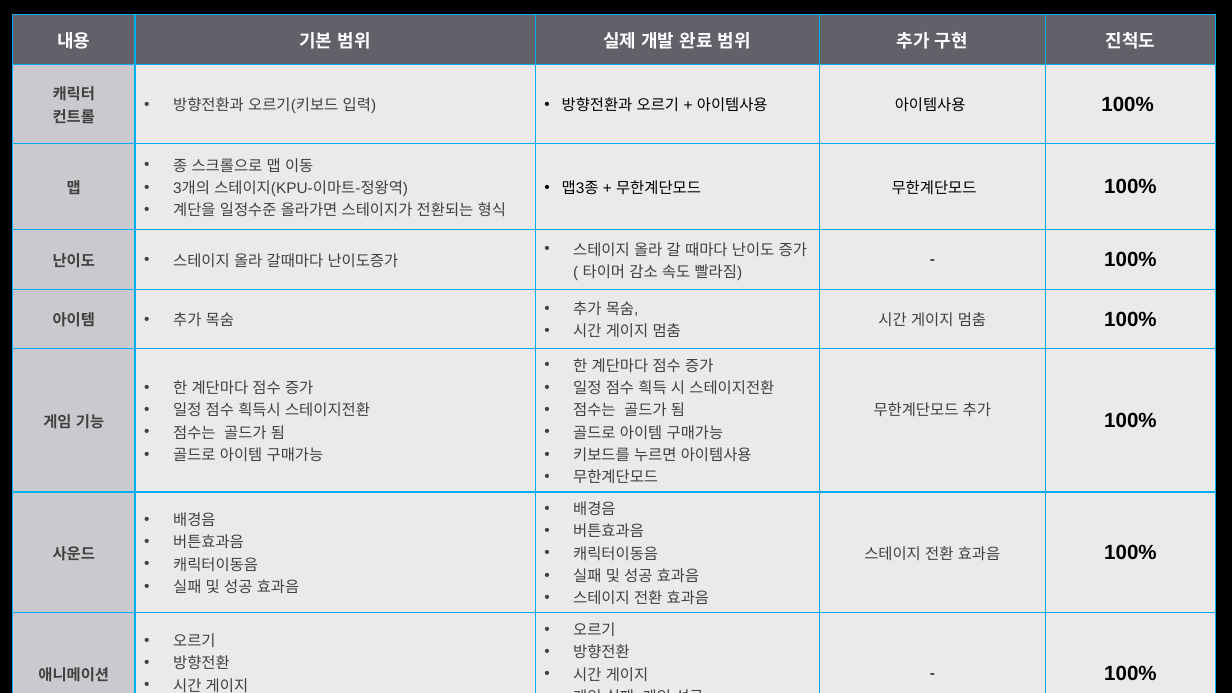
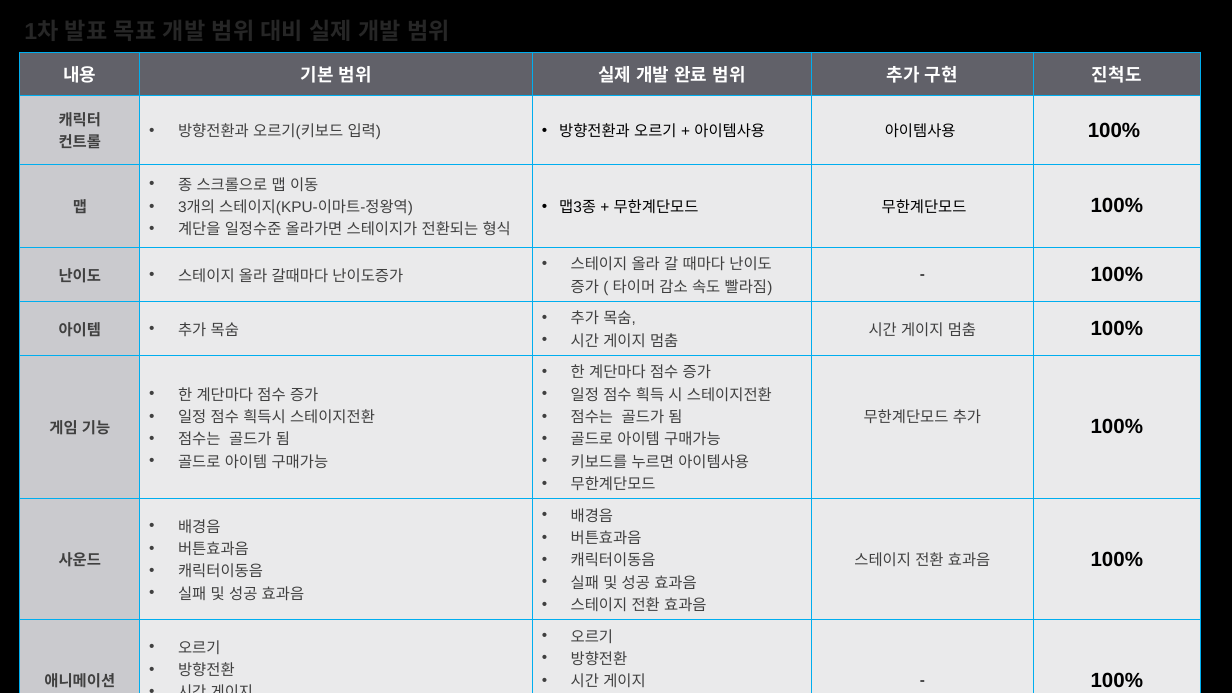
Before and after one commit to EomDongyeon/2DGP, a slide deck: slide 1 of 3차발표_2015180023엄동연.pptx. Drawn at 1232x693 pixels with LibreOffice and Linux fonts; fonts in the diff are those of the drawing; background and template pictures are left out. Boxes give left, top, right and bottom in pixels: in the first picture for what was removed or moved away, otherwise in the second. Text is boxed around its words. In the diff, an @@ line names an element or a change of style, - is before the commit and + after.

Commit message:
최종발표

```diff
--- a/3차발표_2015180023엄동연.pptx
+++ b/3차발표_2015180023엄동연.pptx
@@ text added at <box>24,12,451,45</box>, 18 pt, text #262626, bold @@
+1차 발표 목표 개발 범위 대비 실제 개발 범위
@@ table: place and size @@
-table at <box>13,15,1217,693</box>
+table at <box>19,52,1201,692</box>
```
Also in this commit, not shown: 35 other files.
